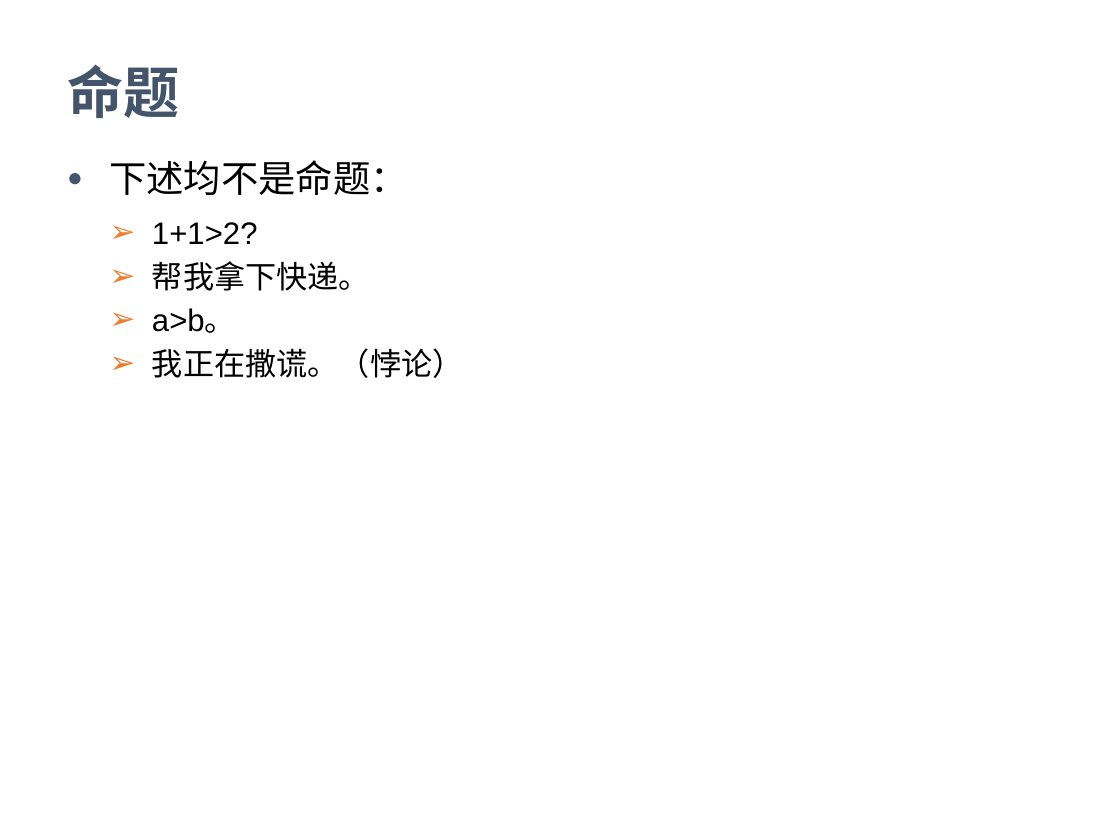
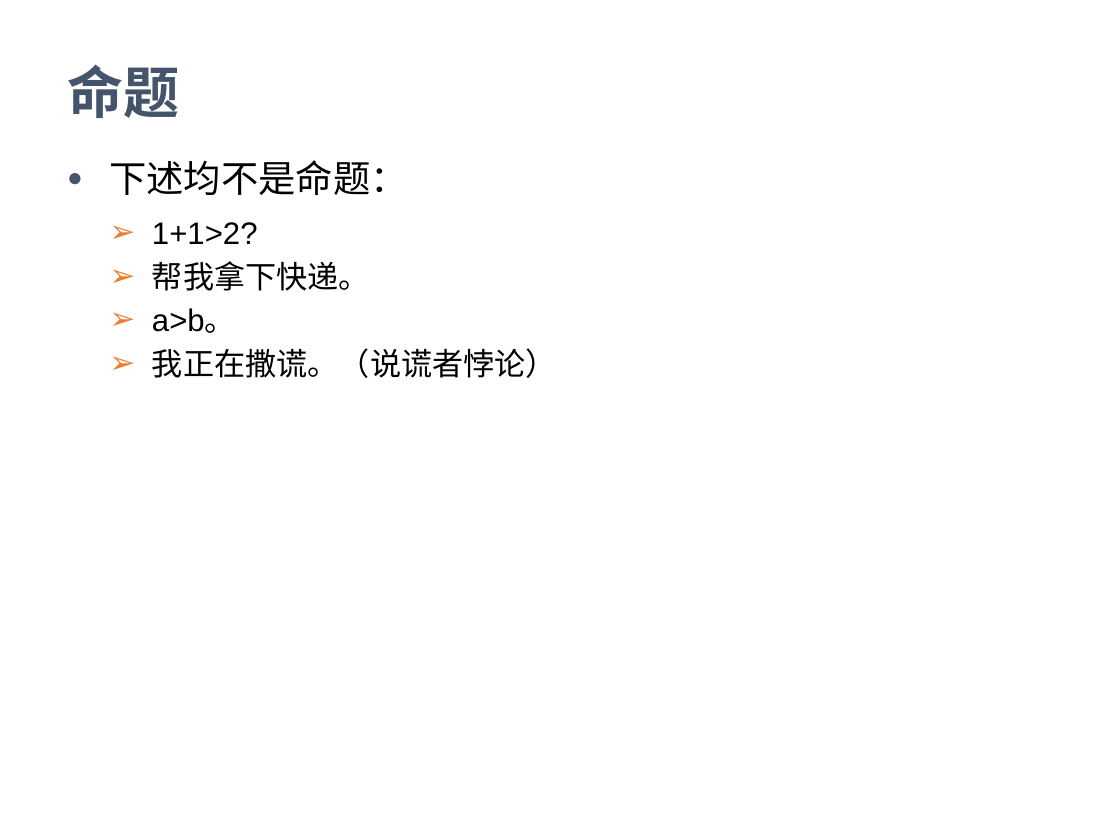
Before and after one commit to gecunjing/gecunjing.github.io, a slide deck: slide 5 of Logic/2025/lec02.pptx. Drawn at 1120x840 pixels with LibreOffice and Linux fonts; fonts in the diff are those of the drawing; background and template pictures are left out. Boxes give left, top, right and bottom in pixels: in the first picture for what was removed or moved away, otherwise in the second. Text is boxed around its words. In the diff, an @@ line names an element or a change of style, - is before the commit and + after.

```diff
--- a/Logic/2025/lec02.pptx
+++ b/Logic/2025/lec02.pptx
@@ text at bbox=[152, 348, 557, 378]: text changed @@
-  ➢ 我正在撒谎。（悖论）
+  ➢ 我正在撒谎。（说谎者悖论）
```
Also in this commit, not shown: 5 other files.
